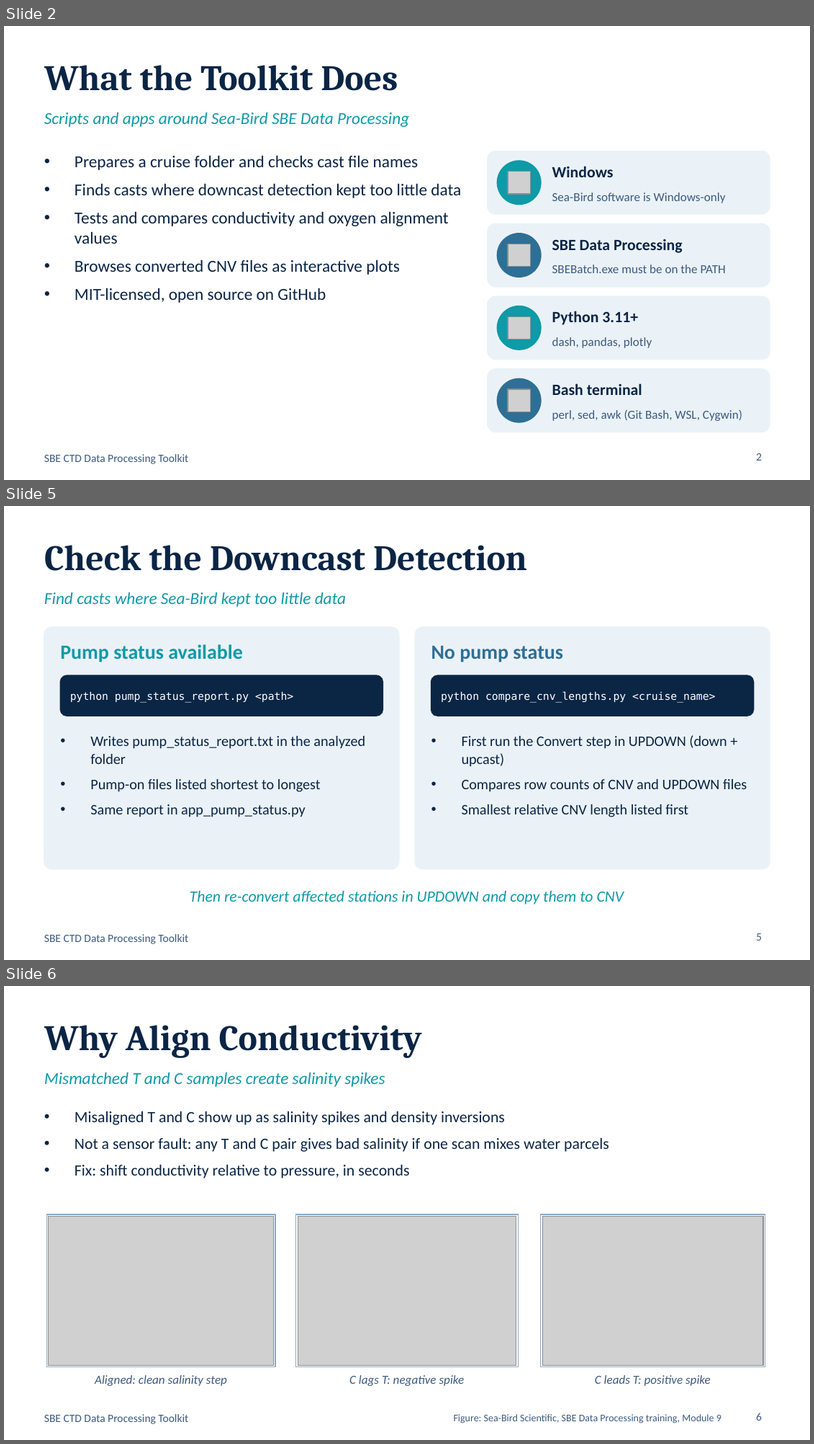
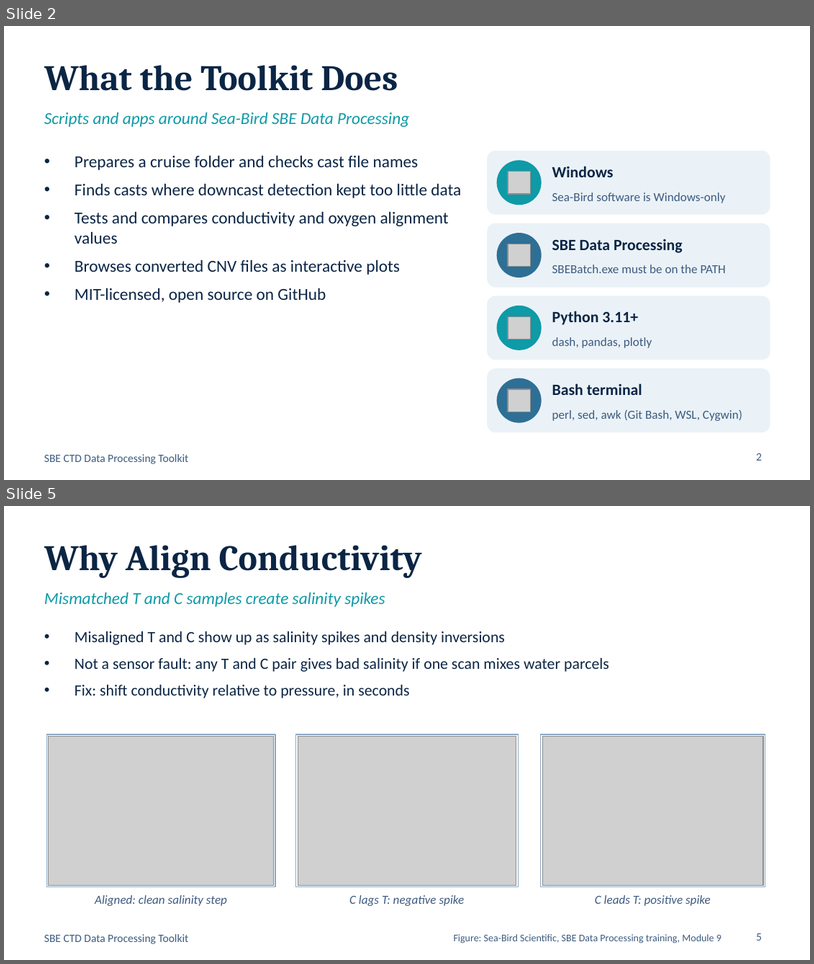
Before and after one commit to GCOOS/SBE-Data-Processing-Toolkit, a slide deck: DOC/SBE_CTD_Toolkit.pptx. Shown one above the other, each under a label of ours: slides 2, 5 and 6 before the commit, slides 2 and 5 after it; the slides between them are not shown. The pictures are 814x1444 and 814x964 pixels, drawn with LibreOffice and Linux fonts; fonts in the diff are those of the drawing; grey boxes stand for pictures. Boxes give left, top, right and bottom in pixels: in the first picture for what was removed or moved away, otherwise in the second. Text is boxed around its words. In the diff, an @@ line names an element or a change of style, - is before the commit and + after.

Commit message:
Changed workflow and instructions to always convert both down- and upcast.

```diff
--- a/DOC/SBE_CTD_Toolkit.pptx
+++ b/DOC/SBE_CTD_Toolkit.pptx
@@ slide 5 removed at (4,506,810,960), background #FFFFFF; not listed: 1 template element that a slide beside it also shows @@
@@ title removed at (44,545,527,571) @@
-Check the Downcast Detection
@@ text removed at (44,592,346,607) @@
-Find casts where Sea-Bird kept too little data
@@ rounded rectangle removed at (44,627,399,869) @@
@@ rounded rectangle removed at (415,627,770,869) @@
@@ text removed at (60,644,243,662) @@
-Pump status available
@@ text removed at (432,646,563,662) @@
-No pump status
@@ rounded rectangle removed at (60,675,383,716) @@
@@ rounded rectangle removed at (432,675,754,716) @@
@@ text removed at (70,691,293,702) @@
-python pump_status_report.py <path>
@@ text removed at (441,691,715,702) @@
-python compare_cnv_lengths.py <cruise_name>
@@ text removed at (90,736,365,817) @@
-• Writes pump_status_report.txt in the analyzed folder
-• Pump-on files listed shortest to longest
-• Same report in app_pump_status.py
@@ text removed at (462,735,747,817) @@
-• First run the Convert step in UPDOWN (down + upcast)
-• Compares row counts of CNV and UPDOWN files
-• Smallest relative CNV length listed first
@@ text removed at (190,890,625,904) @@
-Then re-convert affected stations in UPDOWN and copy them to CNV
@@ page number removed at (756,933,762,940) @@
-5
@@ what was slide 6 is now slide 5 @@
@@ page number at (756,933,762,940): text changed @@
-6
+5
```
Also in this commit, not shown: 4 slides changed, 9 other files.
